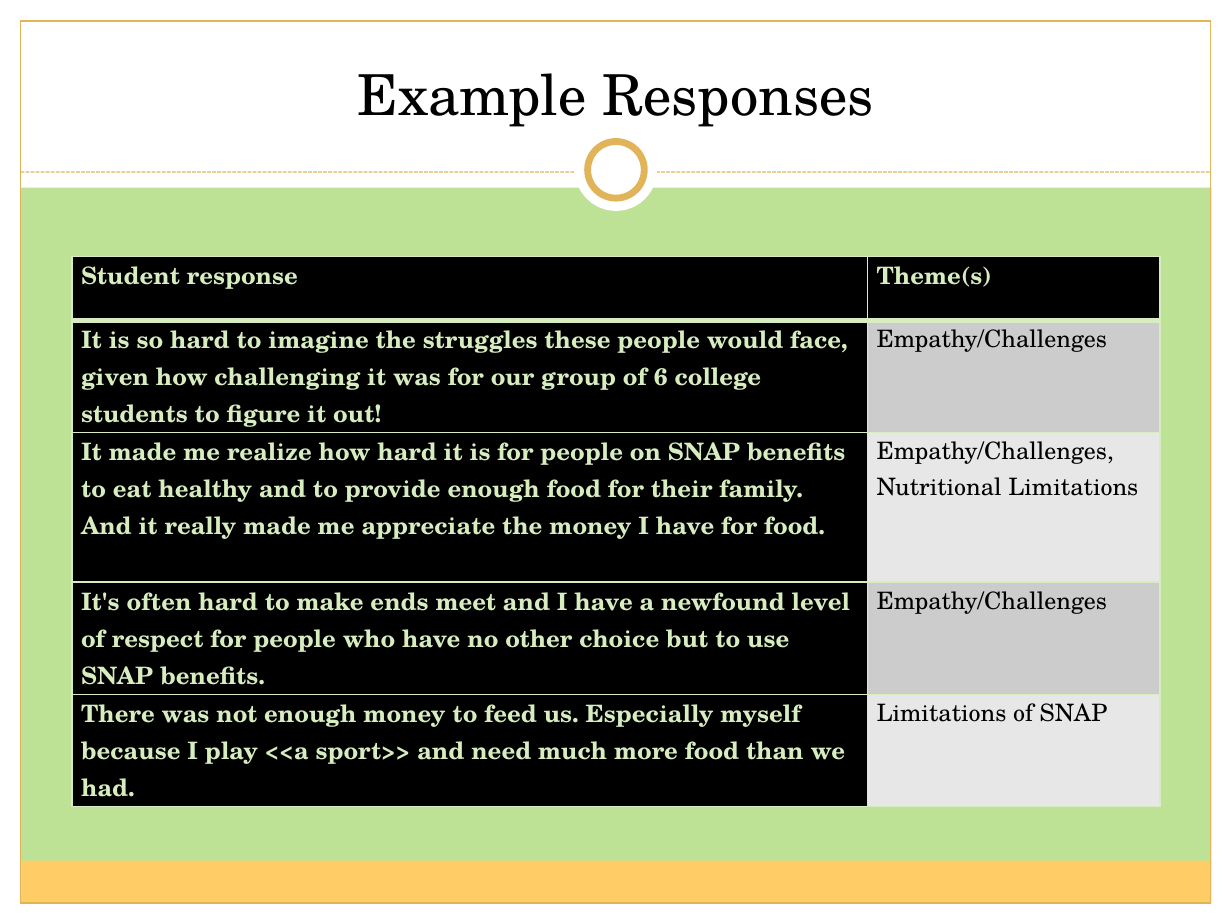
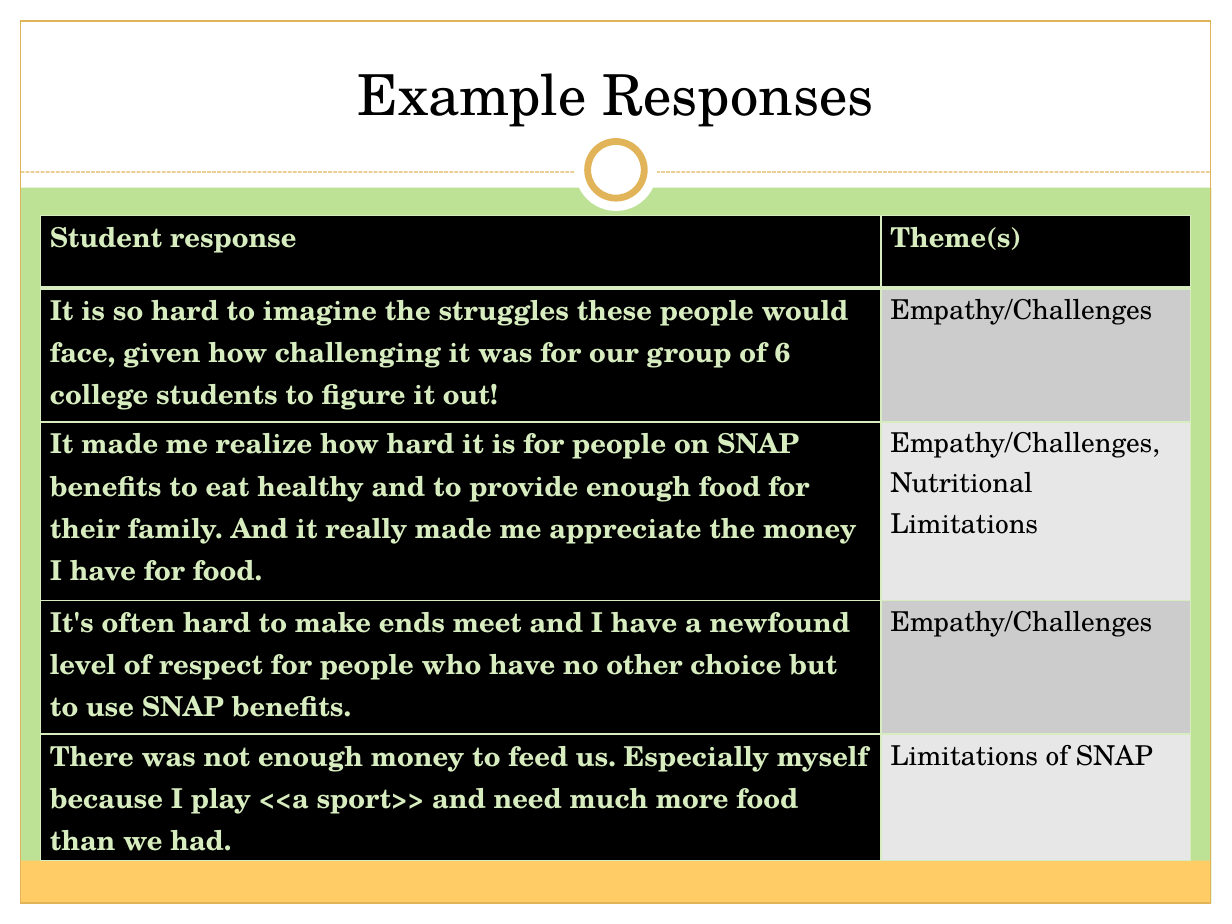
Before and after one commit to kirstendoehler/ICOTS10, a slide deck: slide 22 of 2018 ICOTS - Doehler and Taylor.pptx. Drawn at 1232x924 pixels with LibreOffice and Linux fonts; fonts in the diff are those of the drawing. Boxes give left, top, right and bottom in pixels: in the first picture for what was removed or moved away, otherwise in the second. Text is boxed around its words. In the diff, an @@ line names an element or a change of style, - is before the commit and + after.

```diff
--- a/2018 ICOTS - Doehler and Taylor.pptx
+++ b/2018 ICOTS - Doehler and Taylor.pptx
@@ table at bbox=[41, 216, 1190, 855] @@
@@ size 14 to 16 pt @@
@@ table: place and size @@
-table at bbox=[71, 256, 1161, 801]
+table at bbox=[41, 216, 1190, 855]
```
Also in this commit, not shown: 2 other slides changed.
